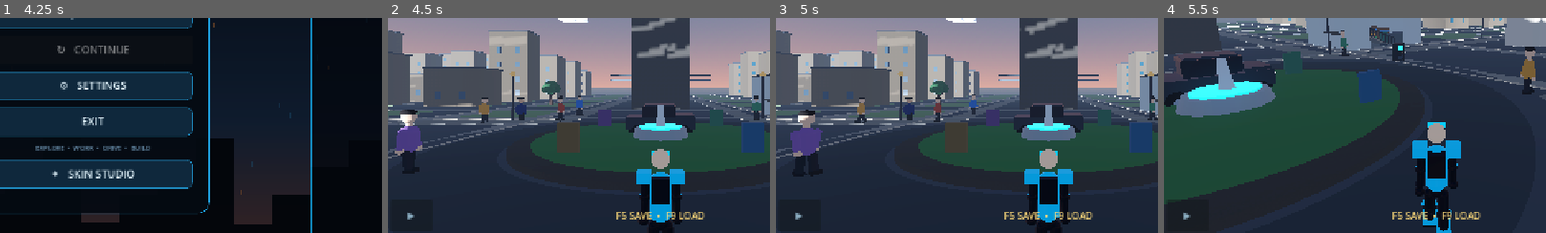
Above: before the commit, frames 1-4 (left to right).
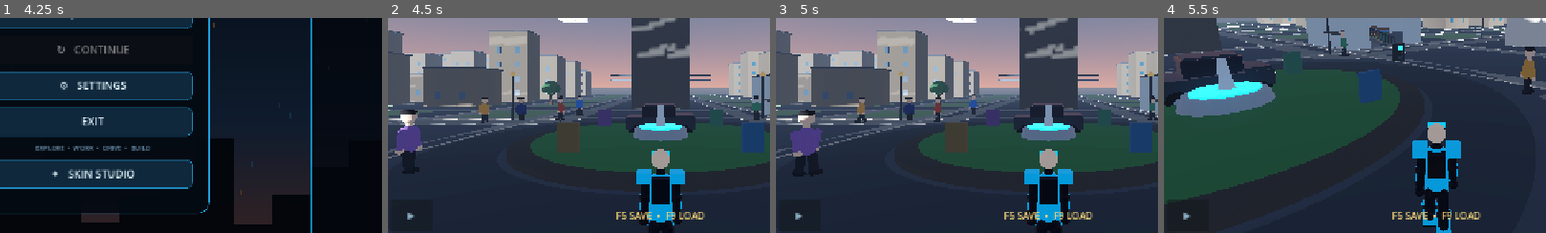
Above: after the commit, the same moments.

Repository: arezosaleh040-wq/Stickman
Game: Godot game, scene res://scenes/main.tscn
Same seed, same stepped clock (60 frames per second), same inputs: the game is played once before the commit and once after it.
Inputs (mouse positions are % of the whole screen's width and height, from its top left):
- Up to frame 1 (4.25 s): click "▲" at 0.5 s; click "✦ SKIN STUDIO" at 1.25 s; click "◀" at 2 s; click "▶" at 2.75 s; click "BACK TO MAIN MENU" at 3.5 s
- Up to frame 2 (4.5 s): click "▶ PLAY" at 4.25 s
- Up to frame 3 (5 s): no input
- Up to frame 4 (5.5 s): tap Enter at 5 s; move the mouse to (55, 50) at 5.02 s; hold W (move_forward) from 5.03 s (still down); hold Ctrl (crouch) from 5.03 s (still down); click (55, 50) at 5.17 s; tap Space (jump) at 5.27 s
The pictures show only the part of the screen within x 14-64%, y 34-84%; the shares and areas given below are measured in that part.

Frame 1 is identical in both runs. In frame 2, 0.2% of the frame differs, in the area x 65-77%, y 70-97%; in frame 3, 0.2%; in frame 4, 0.2%.
Error in both runs: Invalid call. Nonexistent 'float' constructor. (res://scripts/player.gd:371)

Commit message:
Add layered armor details and improve character silhouette

Diff:
--- a/scripts/player.gd
+++ b/scripts/player.gd
@@ -402,6 +402,16 @@
 	_add_box("RightShoulderArmor", Vector3(0.245, 1.43, -0.015), Vector3(0.22, 0.15, 0.25), accent)
 	_add_box("WaistPlate", Vector3(0, 0.83, -0.15), Vector3(0.31, 0.13, 0.07), accent)
 	_add_box("BackUnit", Vector3(0, 1.28, 0.16), Vector3(0.27, 0.34, 0.18), dark)
+	_add_capsule("NeckSeal", Vector3(0, 1.49, 0), 0.13, 0.16, dark)
+	_add_local_box(body_head, "HelmetCrown", Vector3(0, 0.235, 0.005), Vector3(0.34, 0.085, 0.32), accent)
+	_add_local_box(body_head, "HelmetLeftPod", Vector3(-0.245, 0.015, 0.0), Vector3(0.075, 0.16, 0.18), accent)
+	_add_local_box(body_head, "HelmetRightPod", Vector3(0.245, 0.015, 0.0), Vector3(0.075, 0.16, 0.18), accent)
+	_add_local_box(body_torso, "ChestArmorPlate", Vector3(0, 0.06, -0.178), Vector3(0.34, 0.34, 0.075), accent)
+	_add_local_box(body_torso, "ChestLeftRib", Vector3(-0.205, 0.015, -0.105), Vector3(0.065, 0.22, 0.075), dark)
+	_add_local_box(body_torso, "ChestRightRib", Vector3(0.205, 0.015, -0.105), Vector3(0.065, 0.22, 0.075), dark)
+	_add_local_box(body_torso, "ChestLowerTrim", Vector3(0, -0.18, -0.145), Vector3(0.27, 0.055, 0.07), accent)
+	_add_local_box(body_hip, "LeftHipArmor", Vector3(-0.14, 0.015, -0.105), Vector3(0.12, 0.22, 0.08), accent)
+	_add_local_box(body_hip, "RightHipArmor", Vector3(0.14, 0.015, -0.105), Vector3(0.12, 0.22, 0.08), accent)
 	_build_cape()
 	apply_selected_skin()
 
@@ -426,7 +436,7 @@
 		var mesh_node := node as MeshInstance3D
 		if mesh_node.name == "AnimatedFabric" or mesh_node.name == "CapeCollar":
 			continue
-		var accent_part := mesh_node.name in ["Torso", "Visor", "ChestCore", "LeftShoulderArmor", "RightShoulderArmor", "WaistPlate"] or mesh_node.name.ends_with("Shoe") or mesh_node.name.ends_with("KneePad") or mesh_node.name.ends_with("ElbowArmor")
+		var accent_part := mesh_node.name in ["Torso", "Visor", "ChestCore", "LeftShoulderArmor", "RightShoulderArmor", "WaistPlate", "HelmetCrown", "HelmetLeftPod", "HelmetRightPod", "ChestArmorPlate", "ChestLowerTrim", "LeftHipArmor", "RightHipArmor"] or mesh_node.name.ends_with("Shoe") or mesh_node.name.ends_with("KneePad") or mesh_node.name.ends_with("ElbowArmor") or mesh_node.name.ends_with("ForearmArmor") or mesh_node.name.ends_with("ShinGuard")
 		var material: StandardMaterial3D
 		if mesh_node.name == "Head":
 			material = _material(palette[2], 0.5)
@@ -532,6 +542,14 @@
 		hand.position.y = -lower_length - 0.045
 		hand.material_override = mat
 		joint.add_child(hand)
+		var forearm_armor := MeshInstance3D.new()
+		forearm_armor.name = label + "ForearmArmor"
+		var forearm_box := BoxMesh.new()
+		forearm_box.size = Vector3(radius * 2.45, lower_length * 0.34, radius * 0.62)
+		forearm_armor.mesh = forearm_box
+		forearm_armor.position = Vector3(0, -lower_length * 0.53, -radius * 0.72)
+		forearm_armor.material_override = mat
+		joint.add_child(forearm_armor)
 		arm_pivots.append(pivot)
 		arm_elbows.append(joint)
 	else:
@@ -564,6 +582,14 @@
 		sole.position = Vector3(0, -0.075, -0.105)
 		sole.material_override = _material(Color(0.018, 0.022, 0.03), 0.62)
 		foot.add_child(sole)
+		var shin_guard := MeshInstance3D.new()
+		shin_guard.name = label + "ShinGuard"
+		var shin_box := BoxMesh.new()
+		shin_box.size = Vector3(radius * 2.05, lower_length * 0.42, radius * 0.58)
+		shin_guard.mesh = shin_box
+		shin_guard.position = Vector3(0, -lower_length * 0.52, -radius * 0.72)
+		shin_guard.material_override = mat
+		joint.add_child(shin_guard)
 		leg_pivots.append(pivot)
 		leg_knees.append(joint)
 		leg_feet.append(foot)
@@ -577,6 +603,16 @@
 	node.position = pos
 	node.material_override = mat
 	visual_root.add_child(node)
+
+func _add_local_box(parent: Node3D, label: String, pos: Vector3, size_value: Vector3, mat: Material) -> void:
+	var node := MeshInstance3D.new()
+	node.name = label
+	var mesh := BoxMesh.new()
+	mesh.size = size_value
+	node.mesh = mesh
+	node.position = pos
+	node.material_override = mat
+	parent.add_child(node)
 
 func _toggle_camera() -> void:
 	first_person = not first_person
